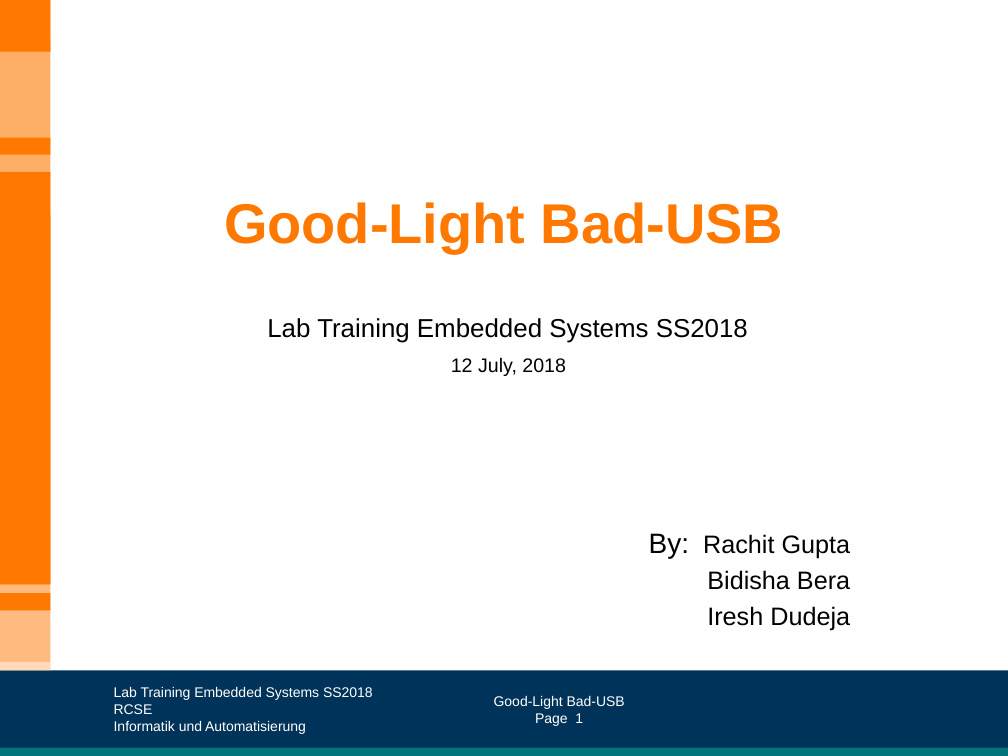
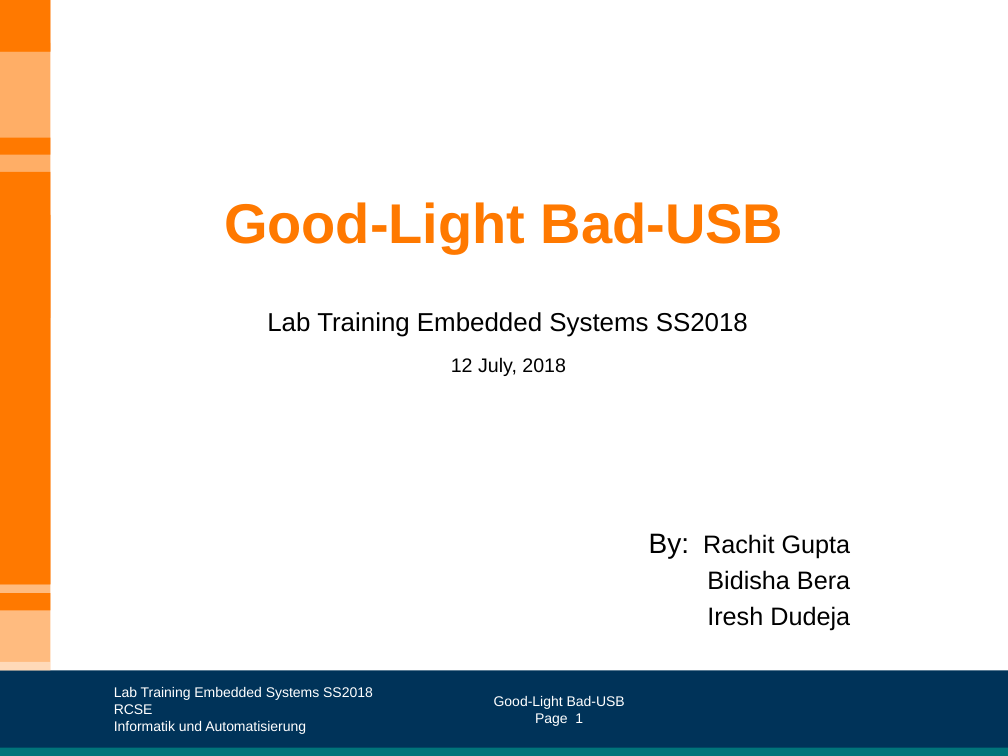
Before and after one commit to ireshdudeja/BadLight_GoodUSB, a slide deck: slide 1 of presentation/GoodLight_badUSB.pptx. Drawn at 1008x756 pixels with LibreOffice and Linux fonts; fonts in the diff are those of the drawing; background and template pictures are left out. Boxes give left, top, right and bottom in pixels: in the first picture for what was removed or moved away, otherwise in the second. Text is boxed around its words. In the diff, an @@ line names an element or a change of style, - is before the commit and + after.

```diff
--- a/presentation/GoodLight_badUSB.pptx
+++ b/presentation/GoodLight_badUSB.pptx
@@ subtitle "Lab Training Embedded Systems SS2018" at [267,312,748,337]: line spacing 1 to 0.8; less space between paragraphs @@
```
Also in this commit, not shown: 6 other slides changed, 1 slide added, 1 slide removed.
